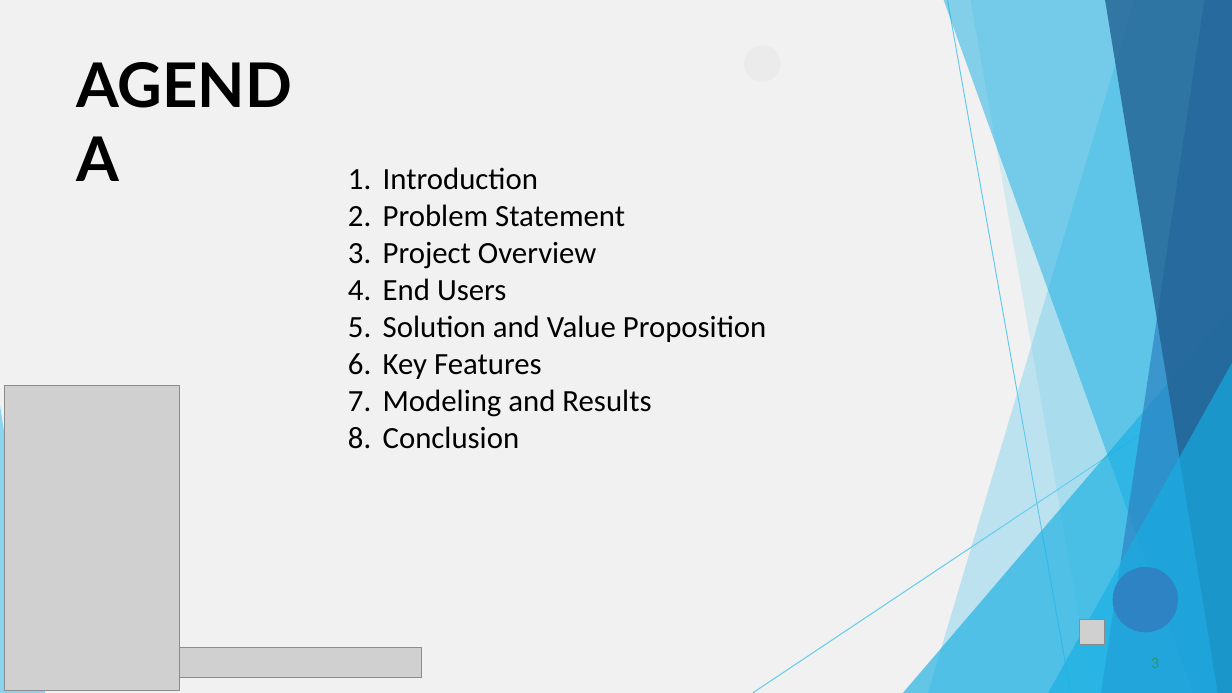
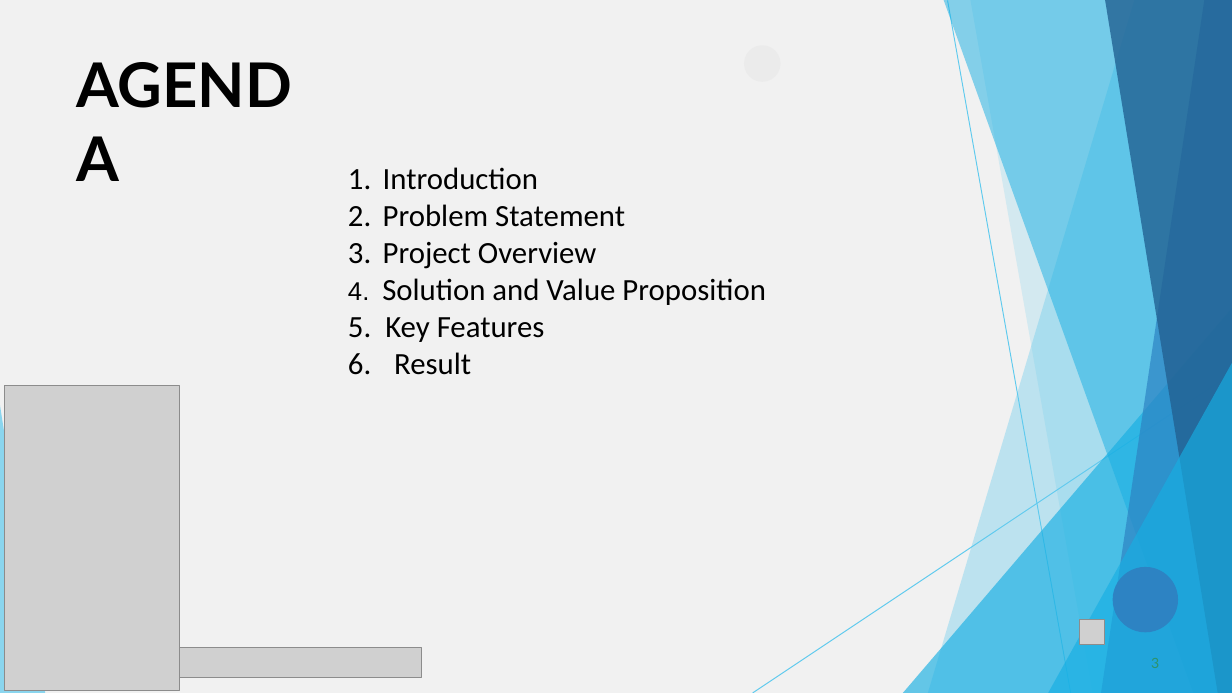
Before and after one commit to samraj46/NaanMudhalvan, a slide deck: slide 3 of samraj PPt.pptx. Drawn at 1232x693 pixels with LibreOffice and Linux fonts; fonts in the diff are those of the drawing; grey boxes stand for pictures. Boxes give left, top, right and bottom in pixels: in the first picture for what was removed or moved away, otherwise in the second. Text is boxed around its words. In the diff, an @@ line names an element or a change of style, - is before the commit and + after.

```diff
--- a/samraj PPt.pptx
+++ b/samraj PPt.pptx
@@ text at bbox=[348, 278, 765, 375]: text changed @@
-4. End Users
-5. Solution and Value Proposition
-6. Key Features
-7. Modeling and Results
-8. Conclusion
+4. Solution and Value Proposition
+5. Key Features
+6. Result
```
Also in this commit, not shown: 6 other slides changed, 2 slides removed.
